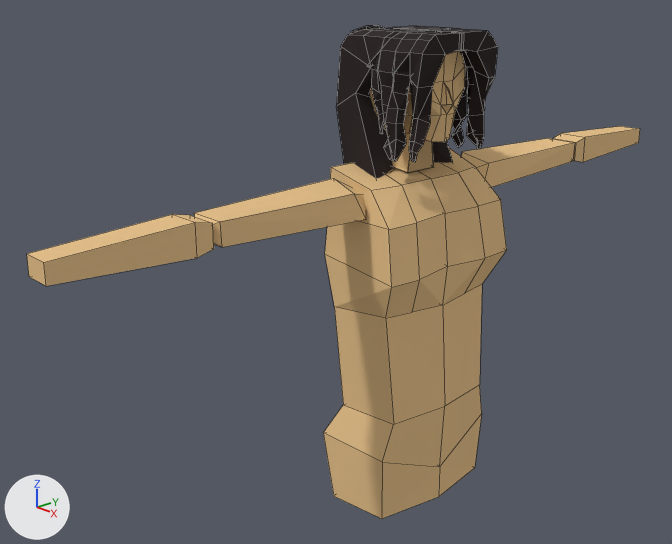
Before and after pictures for a commit that changed the Blender file Hana.blend.
Rendered twice from a camera (50 mm lens) standing at (7.31, -8.14, 5.22) and looking at (-0.81, -0.68, 1.49). Lighting does not change. The marker at lower left points along +X, +Y and +Z. Mesh edges are drawn as thin lines.

Objects in the first picture: 'Cube', 'Hair', 'Head'.
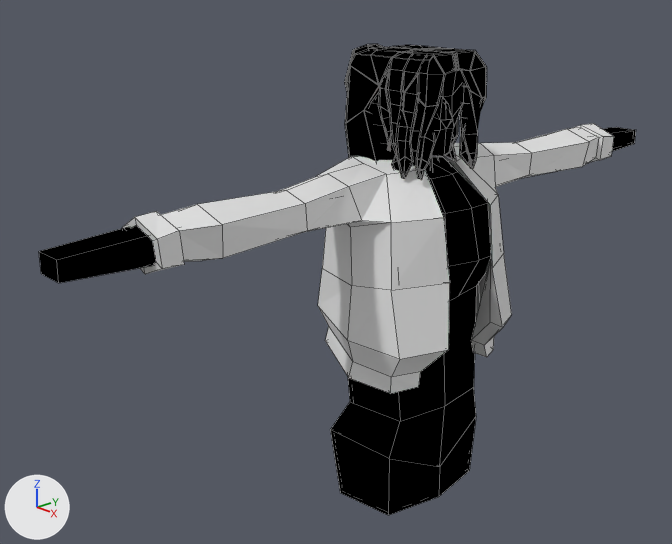
What changed in the scene script:
```text
Add mat_skin:
    mat_skin = bpy.data.materials.new('Skin')
    mat_skin.use_nodes = True; mat_skin.node_tree.nodes.clear()
    _N = mat_skin.node_tree.nodes; _L = mat_skin.node_tree.links
    n0 = _N.new('ShaderNodeOutputMaterial'); n0.name = 'Material Output'
    n1 = _N.new('ShaderNodeValToRGB'); n1.name = 'Color Ramp'
    n1.color_ramp.interpolation = 'CONSTANT'
    while len(n1.color_ramp.elements) > 1: n1.color_ramp.elements.remove(n1.color_ramp.elements[-1])
    n1.color_ramp.elements[0].position = 0.0; n1.color_ramp.elements[0].color = (0.533, 0.364, 0.178, 1.0)
    _e = n1.color_ramp.elements.new(0.186); _e.color = (0.799, 0.546, 0.266, 1.0)
    n1.inputs[0].default_value = 0.7  # 'Factor'
    _L.new(n1.outputs[0], n0.inputs[0])  # 'Color' to 'Surface'
Change me_cube:
    remove me_cube.from_pydata(...)  # 63 vertices, 56 faces; spans x -0.71..0.52, y -4.84..0.32, z -1.44..3.32
    remove me_cube.materials.append(mat_material)  # beige #e7c38d
    add me_cube.from_pydata(...)  # 63 vertices, 56 faces; spans x -0.71..0.52, y -4.72..0.32, z -1.44..3.21
    me_cube part 1: the loose piece of 10 vertices spanning x -0.36..0.08, y -3.2..-0.81, z 2.42..2.83 is moved by (0.0, 0.12, 0.0)
    me_cube part 2: the loose piece of 12 vertices spanning x -0.34..0.06, y -4.84..-3.09, z 2.45..2.81 is moved by (0.0, 0.12, 0.0)
    me_cube part 3: the loose piece of 8 vertices spanning x -0.48..-0.05, y -0.33..0.32, z 2.81..3.32 is moved by (0.0, 0.0, -0.11)
    me_cube part 4: 19 of the vertices in x -0.66..0.52, y -1.04..-0.45, z -1.44..2.91 are moved by (0.0, 0.12, 0.0)
    add me_cube.materials.append(mat_skin)
    add me_cube.materials.append(mat_cell_shade)  # black #000000
Change me_cube_003:
    remove me_cube_003.from_pydata(...)  # 174 vertices, 162 faces; spans x -1.28..0.52, y -0.79..0.16, z 2.71..4.44
    add me_cube_003.from_pydata(...)  # 171 vertices, 159 faces, 1 loose edge; spans x -1.28..0.52, y -0.63..0.12, z 2.49..4.22
    me_cube_003 part 5: the loose piece of 24 vertices spanning x -1.28..-0.67, y -0.16..0.16, z 3.55..4.44 is scaled about its middle by (1, 0.79, 1), then moved by (0.0, 0.0, -0.22)
    me_cube_003 part 6: the loose piece of 150 vertices spanning x -0.84..0.52, y -0.79..0.0, z 2.71..4.43 is rebuilt with 147 vertices and now spans x -0.84..0.52, y -0.63..0.0, z 2.49..4.21
    add me_cube_003.materials.append(mat_cell_shade)  # black #000000
Change me_cube_004:
    where me_cube_004.from_pydata(...)  # 26 vertices, 17 faces, 2 loose edges; spans x -0.691..0.413, y -0.425..0.0, z 3.193..4.274
    remove me_cube_004.materials.append(mat_material)  # beige #e7c38d
    me_cube_004 part 7: the whole mesh is moved by (0.0, 0.0, -0.167)
    add me_cube_004.materials.append(mat_skin)
    add me_cube_004.materials.append(mat_cell_shade)  # black #000000
Change ob_cube:
    add _m = ob_cube.modifiers.new('Solidify', 'SOLIDIFY')
    add _m.thickness = 0.04
    add _m.material_offset = 1
    add _m.use_flip_normals = True
Change ob_hair:
    add _m = ob_hair.modifiers.new('Solidify', 'SOLIDIFY')
    add _m.thickness = 0.02
    add _m.material_offset = 1
    add _m.use_flip_normals = True
Change ob_head:
    add _m = ob_head.modifiers.new('Solidify', 'SOLIDIFY')
    add _m.thickness = 0.04
    add _m.material_offset = 1
    add _m.use_flip_normals = True
Add ob_hoodie:
    ob_hoodie = bpy.data.objects.new('Hoodie', me_cube_001)  # 85 vertices, 75 faces; spans x 0.0..3.83, y -0.91..1.05, z 0.36..2.98; in mat_material_004 (its picture is missing); modifiers MIRROR
    ob_hoodie.location = (0.0, 0.0, 0.0)
    ob_hoodie.rotation_euler = (0.0, 0.0, 1.571)  # degrees (0, 0, 90)
```

Location of each change, (x1, y1, x2, y2) in pixels of the pictures (672 x 544 px; the box of a moved part takes in the faces that stretch with it):
'Cube', recoloured, reshaped, modifiers changed
    before: (27, 126, 640, 519)
    after: (39, 127, 636, 515)
'Hoodie', added
    after: (122, 123, 614, 393)
'Hair', reshaped, modifiers changed
    before: (336, 25, 498, 178)
    after: (344, 43, 487, 180)
'Head', recoloured, mesh moved, modifiers changed
    before: (370, 51, 465, 142)
    after: (370, 70, 464, 156)
part 1 of me_cube, moved or reshaped (not visible afterwards)
    before: (194, 138, 575, 247)
part 2 of me_cube, moved or reshaped
    before: (27, 126, 640, 286)
    after: (39, 127, 636, 283)
part 3 of me_cube, moved or reshaped
    before: (392, 134, 434, 173)
    after: (390, 145, 433, 172)
part 4 of me_cube, moved or reshaped
    before: (323, 148, 507, 519)
    after: (330, 157, 491, 515)
part 5 of me_cube_003, moved or reshaped
    before: (350, 25, 385, 34)
    after: (344, 43, 384, 92)
part 6 of me_cube_003, rebuilt
    before: (336, 26, 498, 178)
    after: (345, 45, 487, 180)
